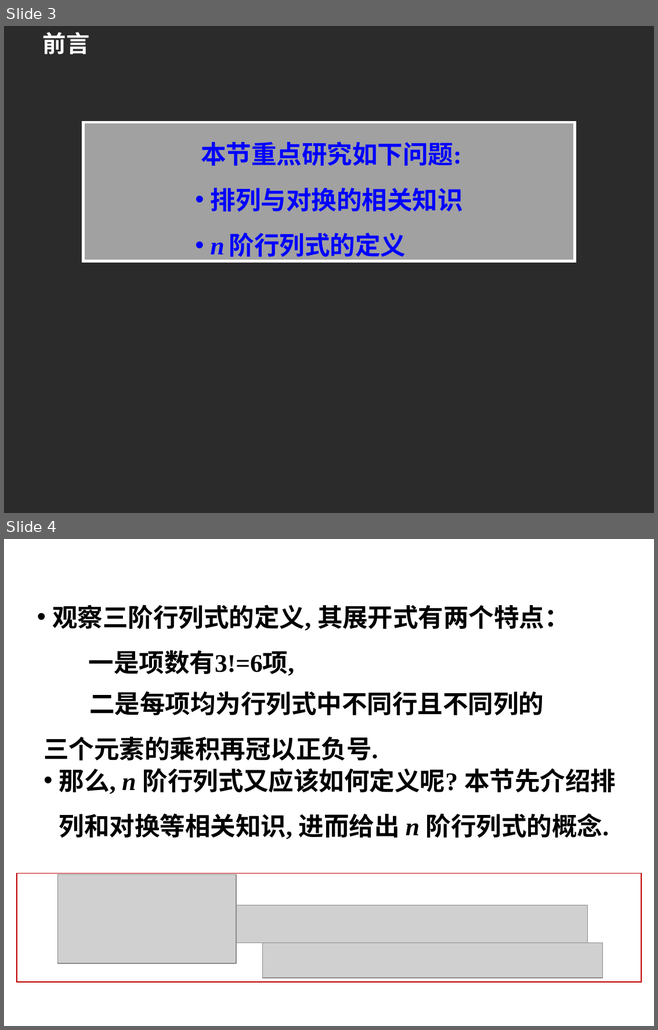
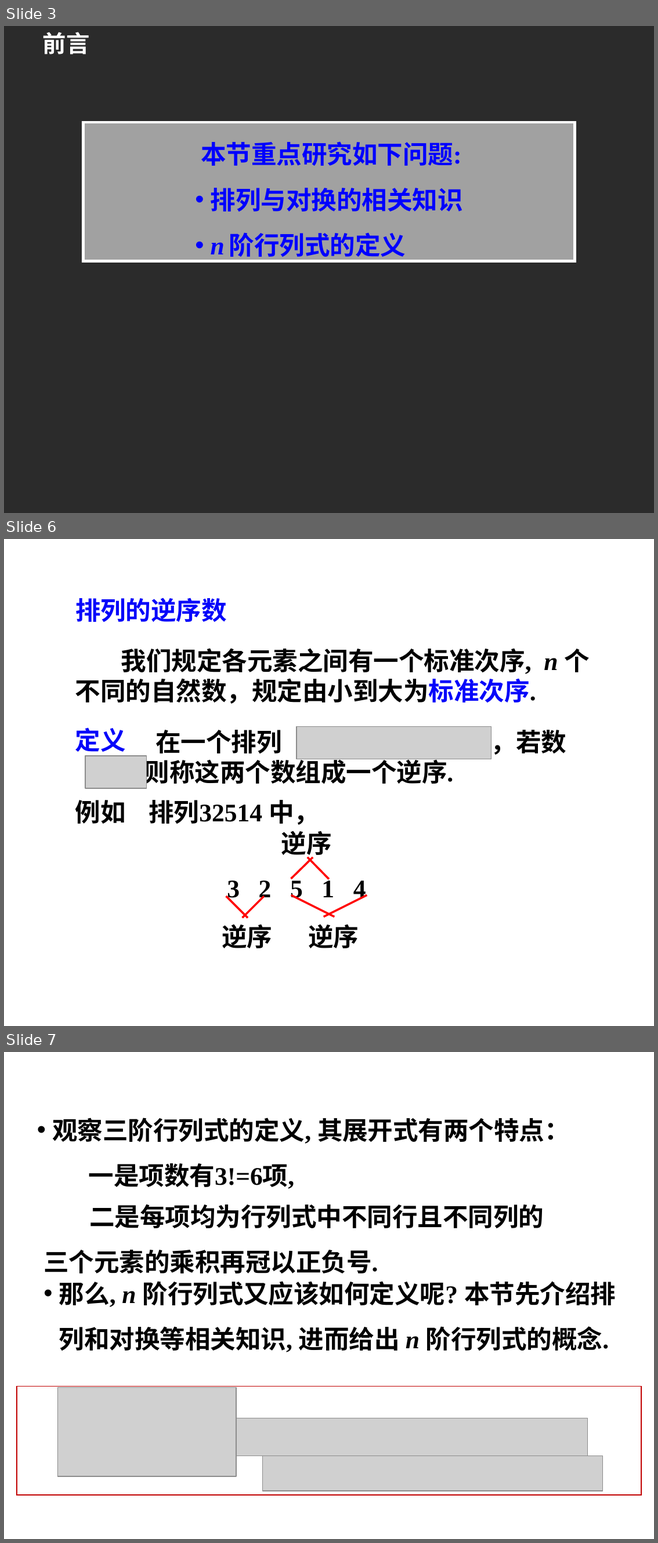
Before and after one commit to zeemeil/zeemeil.github.io, a slide deck: files/2025_2_LM/1005_0102.pptx. Shown one above the other, each under a label of ours: slides 3 and 4 before the commit, slides 3, 6 and 7 after it; the slides between them are not shown. The pictures are 658x1030 and 658x1543 pixels, drawn with LibreOffice and Linux fonts; fonts in the diff are those of the drawing; grey boxes stand for pictures; background and template pictures are left out; a plain dark background stands for a picture behind light text. Boxes give left, top, right and bottom in pixels: in the first picture for what was removed or moved away, otherwise in the second. Text is boxed around its words. In the diff, an @@ line names an element or a change of style, - is before the commit and + after.

```diff
--- a/files/2025_2_LM/1005_0102.pptx
+++ b/files/2025_2_LM/1005_0102.pptx
@@ slide 6 added at bbox=[4, 539, 654, 1026], background picture (left out) @@
@@ text added at bbox=[75, 598, 227, 622], 28 pt, text #0606FA, bold @@
+排列的逆序数
@@ text added at bbox=[75, 648, 590, 704], 28 pt, text #000000, bold @@
+我们规定各元素之间有一个标准次序, n 个不同的自然数，规定由小到大为标准次序.
@@ text added at bbox=[75, 727, 126, 756], 28 pt, text #0606FA, bold @@
+定义
@@ text added at bbox=[144, 726, 566, 788], 28 pt, text #000000, bold @@
+在一个排列 中，若数
+则称这两个数组成一个逆序.
@@ picture added at bbox=[296, 727, 491, 759] @@
@@ picture added at bbox=[85, 756, 146, 788] @@
@@ text added at bbox=[75, 800, 319, 825], 28 pt, text #000000, bold @@
+例如 排列32514 中，
@@ text added at bbox=[281, 831, 332, 859], 28 pt, text #000000, bold @@
+逆序
@@ line added from (291, 879) to (313, 857), #FF0000 2.25 pt @@
@@ line added from (329, 879) to (307, 857), #FF0000 2.25 pt @@
@@ text added at bbox=[227, 878, 366, 903], 28 pt, text #000000, bold @@
+3 2 5 1 4
@@ line added from (226, 896) to (248, 918), #FF0000 2.25 pt @@
@@ line added from (264, 896) to (242, 918), #FF0000 2.25 pt @@
@@ line added from (291, 895) to (334, 917), #FF0000 2.25 pt @@
@@ line added from (366, 895) to (324, 917), #FF0000 2.25 pt @@
@@ text added at bbox=[221, 924, 272, 948], 28 pt, text #000000, bold @@
+逆序
@@ text added at bbox=[308, 924, 358, 948], 28 pt, text #000000, bold @@
+逆序
@@ what was slide 4 is now slide 7 @@
```
Also in this commit, not shown: 18 other slides added, 2 slides removed, 2 other files.
